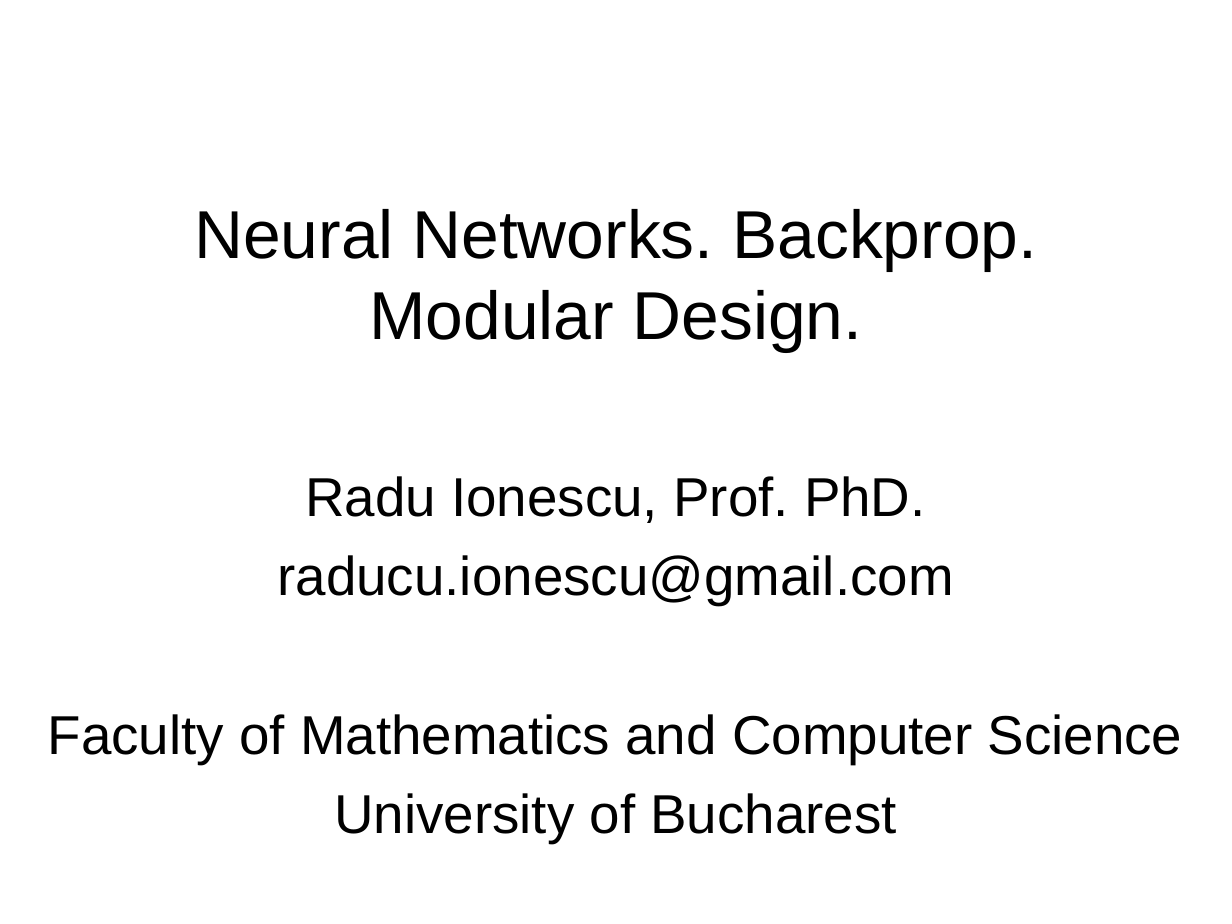
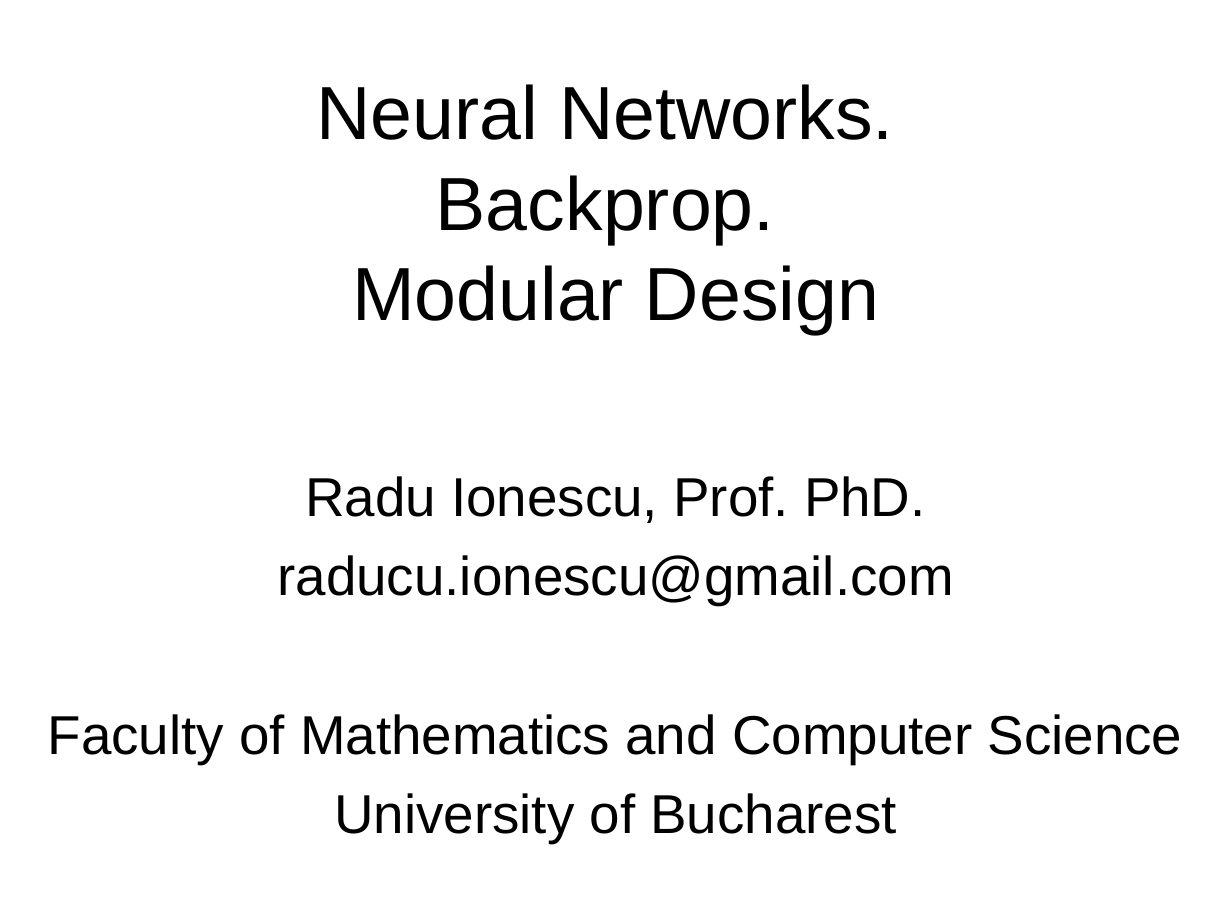
Before and after one commit to deep-learning-fmi/DL, a slide deck: slide 1 of Lectures/Lecture2.pptx. Drawn at 1232x924 pixels with LibreOffice and Linux fonts; fonts in the diff are those of the drawing. Boxes give left, top, right and bottom in pixels: in the first picture for what was removed or moved away, otherwise in the second. Text is boxed around its words. In the diff, an @@ line names an element or a change of style, - is before the commit and + after.

Commit message:
Added lectures 3 and 4.

```diff
--- a/Lectures/Lecture2.pptx
+++ b/Lectures/Lecture2.pptx
@@ title at box(317, 84, 893, 334): text changed; size 39.6 to 44 pt @@
-Neural Networks. Backprop. Modular Design.
+Neural Networks.
+Backprop.
+Modular Design
```
Also in this commit, not shown: 2 other slides changed, 3 other files.
